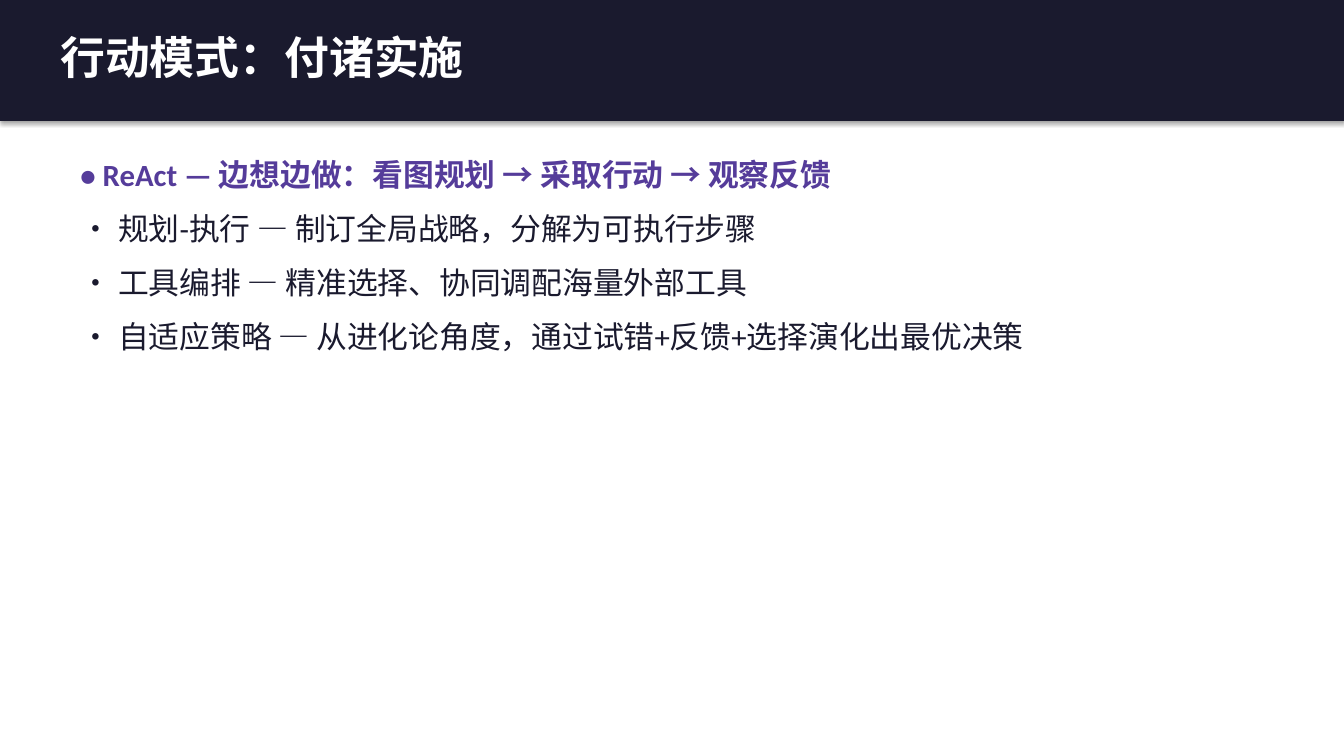
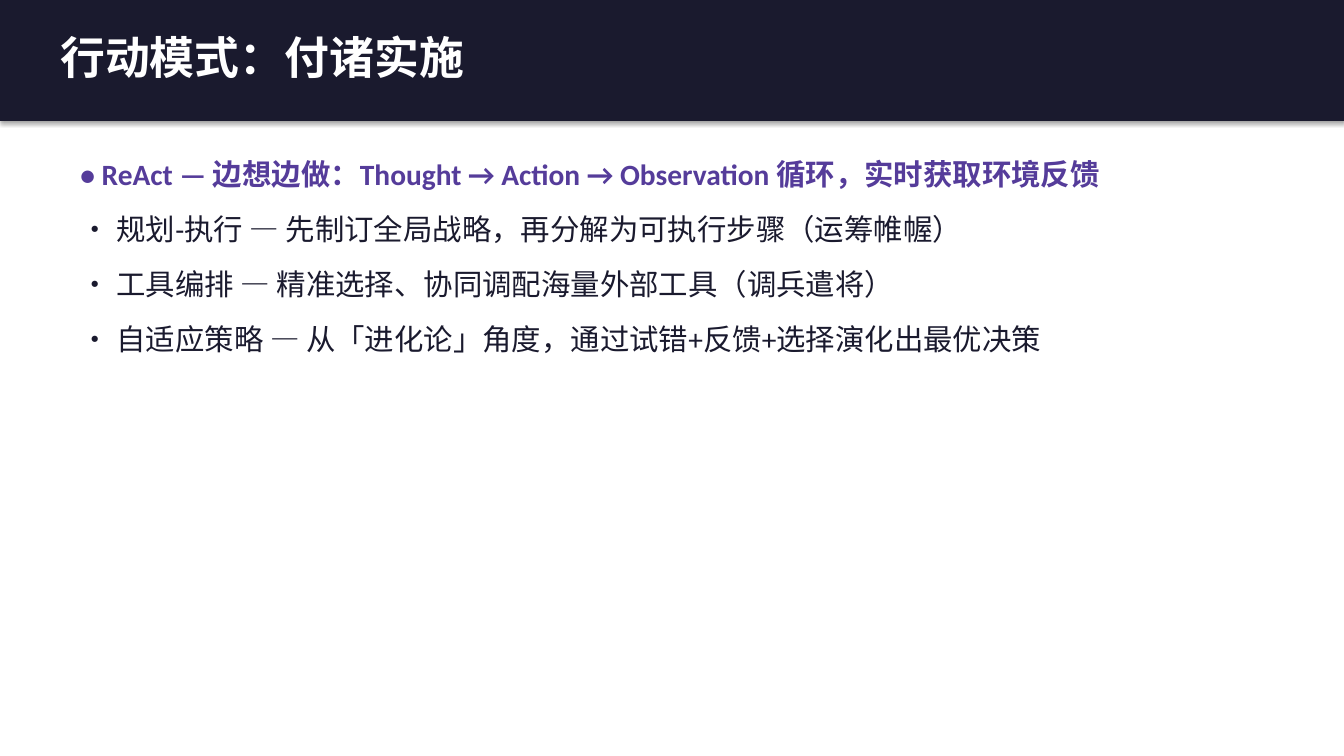
Before and after one commit to tanteng/blog, a slide deck: slide 18 of static/reports/agent-design-patterns-book-intro.pptx (slide 15 before the commit). Drawn at 1344x756 pixels with LibreOffice and Linux fonts; fonts in the diff are those of the drawing. Boxes give left, top, right and bottom in pixels: in the first picture for what was removed or moved away, otherwise in the second. Text is boxed around its words. In the diff, an @@ line names an element or a change of style, - is before the commit and + after.

```diff
--- a/static/reports/agent-design-patterns-book-intro.pptx
+++ b/static/reports/agent-design-patterns-book-intro.pptx
@@ text at box(102, 160, 1099, 353): text changed; size 22 to 21 pt @@
-• ReAct — 边想边做：看图规划 → 采取行动 → 观察反馈
-• 规划-执行 — 制订全局战略，分解为可执行步骤
-• 工具编排 — 精准选择、协同调配海量外部工具
-• 自适应策略 — 从进化论角度，通过试错+反馈+选择演化出最优决策
+• ReAct — 边想边做：Thought → Action → Observation 循环，实时获取环境反馈
+• 规划-执行 — 先制订全局战略，再分解为可执行步骤（运筹帷幄）
+• 工具编排 — 精准选择、协同调配海量外部工具（调兵遣将）
+• 自适应策略 — 从「进化论」角度，通过试错+反馈+选择演化出最优决策
```
Also in this commit, not shown: 19 other slides changed, 5 slides added, 1 slide removed.
